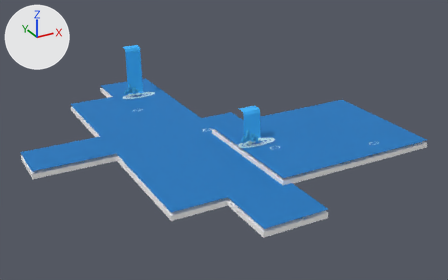
One commit to the glTF model assets/models/mine_reference/water.glb: the scene before it, then after it.
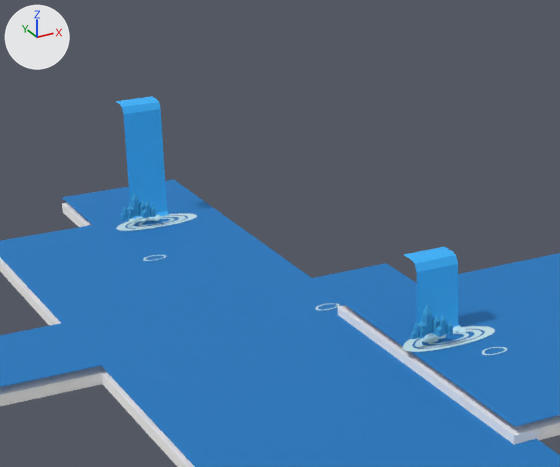
Each version appears first whole from a 50 mm lens placed at (-43.2, -116.4, 46.4), pointed at (16.6, -7.7, -7.9), and next in a close-up on the part from 17% to 67% of the width and 2% to 69% of the height. The axes (+X, +Y, +Z) are drawn at upper left. The lights are the same throughout. The first two pictures are the older version. Where no turn or scale is listed for an object, it has been applied to the vertices. Vertices at exactly the same position are counted once.

The first close-up shows 'water_G04_crystal', 'water_Mine_Fall', 'water_Mine_Ripple', 'water_Mine_Rock', 'water_Mine_Water' and 1 more.
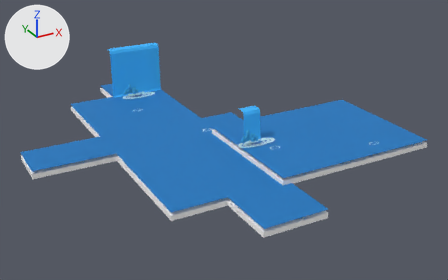
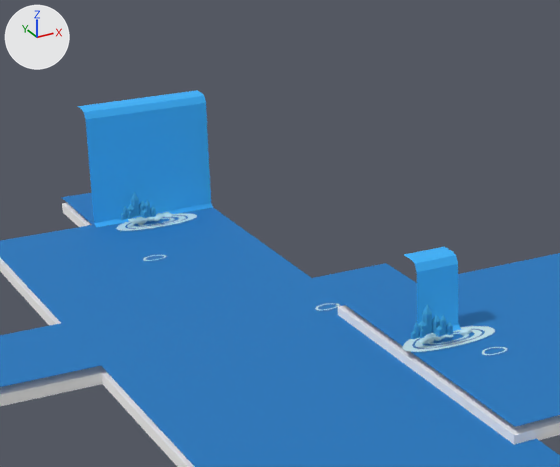
What changed in the scene script:
```text
Change me_cascadesheet0_001:
    used by ob_water_mine_fall; location = (0.0, 0.0, 0.0)
    remove me_cascadesheet0_001.from_pydata(...)  # 126 vertices, 192 faces; spans x 8.0..21.0, y -16.0..30.0, z -6.9..5.0
    add me_cascadesheet0_001.from_pydata(...)  # 182 vertices, 288 faces; spans x 4.0..21.0, y -16.0..30.0, z -6.9..5.0
    me_cascadesheet0_001 part 1
    14 vertices are removed from x 8.0..12.0, y 27.0..30.0, z -6.9..5.0
    24 faces are deleted
    7 vertices in x 8.5, y 27.0..30.0, z -6.9..5.0 move by (-1.3, 0.0, 0.0)
    7 vertices in x 9.0, y 27.0..30.0, z -6.9..5.0 move by (-0.9, 0.0, 0.0)
    7 vertices in x 9.5, y 27.0..30.0, z -6.9..5.0 move by (-0.6, 0.0, 0.0)
    7 vertices in x 10.0, y 27.0..30.0, z -6.9..5.0 move by (-0.3, 0.0, 0.0)
    7 vertices in x 11.0, y 27.0..30.0, z -6.9..5.0 move by (0.3, 0.0, 0.0)
    7 vertices in x 11.5, y 27.0..30.0, z -6.9..5.0 move by (0.6, 0.0, 0.0)
    7 new vertices lie (-0.8, 0.0, 0.0) away from vertices in x 8.5, y 27.0..30.0, z -6.9..5.0
    7 new vertices lie (-0.8, 0.0, 0.0) away from vertices in x 6.4, y 27.0..30.0, z -6.9..5.0
    7 new vertices lie (-0.8, 0.0, 0.0) away from vertices in x 5.6, y 27.0..30.0, z -6.9..5.0
    7 new vertices lie (-0.8, 0.0, 0.0) away from vertices in x 4.8, y 27.0..30.0, z -6.9..5.0
    7 new vertices lie (0.8, 0.0, 0.0) away from vertices in x 11.5, y 27.0..30.0, z -6.9..5.0
    7 new vertices lie (0.9, 0.0, 0.0) away from vertices in x 12.9, y 27.0..30.0, z -6.9..5.0
    7 new vertices lie (0.8, 0.0, 0.0) away from vertices in x 13.8, y 27.0..30.0, z -6.9..5.0
    7 new vertices lie (0.8, 0.0, 0.0) away from vertices in x 14.6, y 27.0..30.0, z -6.9..5.0
    7 new vertices lie (0.8, 0.0, 0.0) away from vertices in x 15.4, y 27.0..30.0, z -6.9..5.0
    7 new vertices lie (0.8, 0.0, 0.0) away from vertices in x 16.2, y 27.0..30.0, z -6.9..5.0
    120 new faces join them
```

Changed parts and their boxes [x1, y1, x2, y2] in the close-ups (560 x 467 px):
'water_Mine_Fall', reshaped (12% wider): before [116, 96, 459, 339]; after [78, 90, 461, 331]
part 1 of me_cascadesheet0_001, built on: before [116, 96, 169, 219]; after [78, 90, 213, 227]
